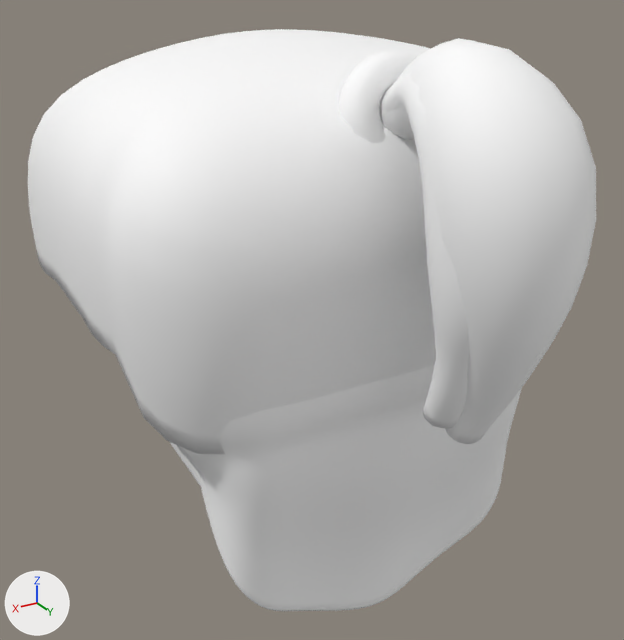
The Blender file assets/blender/avatars/shared/hair/half-up.blend as it was, and as the next commit left it.
Before and after are seen from a camera (50 mm lens) standing at (0.618, 1.077, 1.428) and looking at (0.018, 0.076, 0.927). The axes (+X, +Y, +Z) are drawn at lower left. The lights are the same throughout. The older version comes first.

Objects in the first picture: 'HairHalfUp_Cap', 'HairHalfUp_Curtain', 'HairHalfUp_HalfUpTie'.
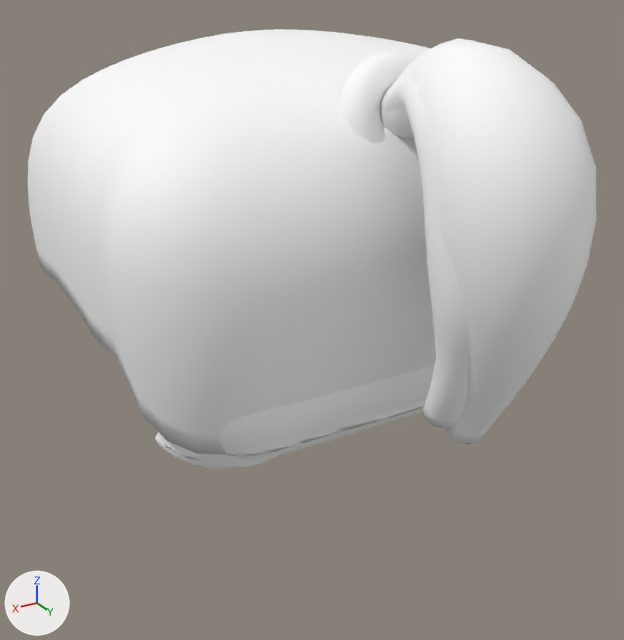
The newer file adds a shape key; the second version is drawn at full value of the shape key 'BackTuck' of 'HairHalfUp_Curtain', and the change is written as the vertex moves it makes.

The change in detail:
me_hairhalfup_curtain_female_mesh_018 is used by ob_hairhalfup_curtain; location (0.0, 0.0, 0.0).
me_hairhalfup_curtain_female_mesh_018 had 5144 vertices, 5148 faces and spanned x -0.324..0.325, y 0.18..0.295, z 0.518..1.075.
me_hairhalfup_curtain_female_mesh_018 now has 5144 vertices, 5148 faces and spans x -0.324..0.325, y 0.181..0.295, z 0.829..1.075.
me_hairhalfup_curtain_female_mesh_018 part 1: 2955 of 5144 vertices moved; they spanned x -0.296..0.296, y 0.18..0.285, z 0.518..0.88 and now span x -0.309..0.309, y 0.186..0.285, z 0.829..0.88; mean shift (0.0, 0.008, 0.131); largest move (0.0, 0.241, 0.519) -> (0.0, 0.245, 0.835).

Where the change shows, as pixel boxes [x1, y1, x2, y2] in the pictures (624 x 640 px; the box of a moved part takes in the faces that stretch with it):
'HairHalfUp_Curtain', reshaped
    before: [170, 365, 522, 611]
    after: [155, 365, 435, 469]
part 1 of me_hairhalfup_curtain_female_mesh_018, moved or reshaped
    before: [170, 388, 522, 611]
    after: [155, 404, 425, 469]
